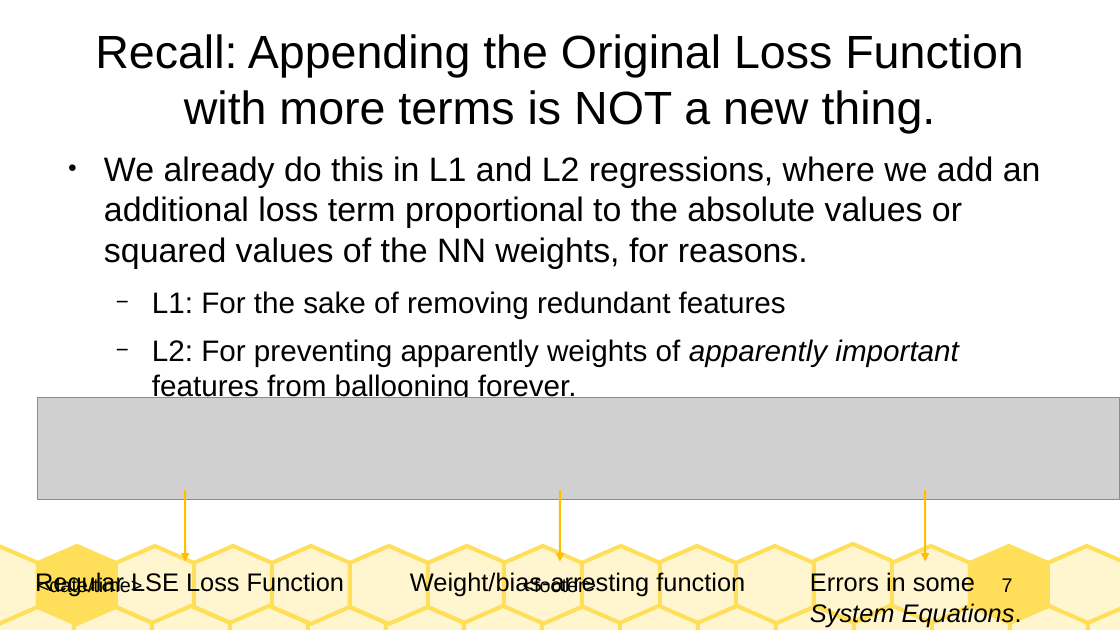
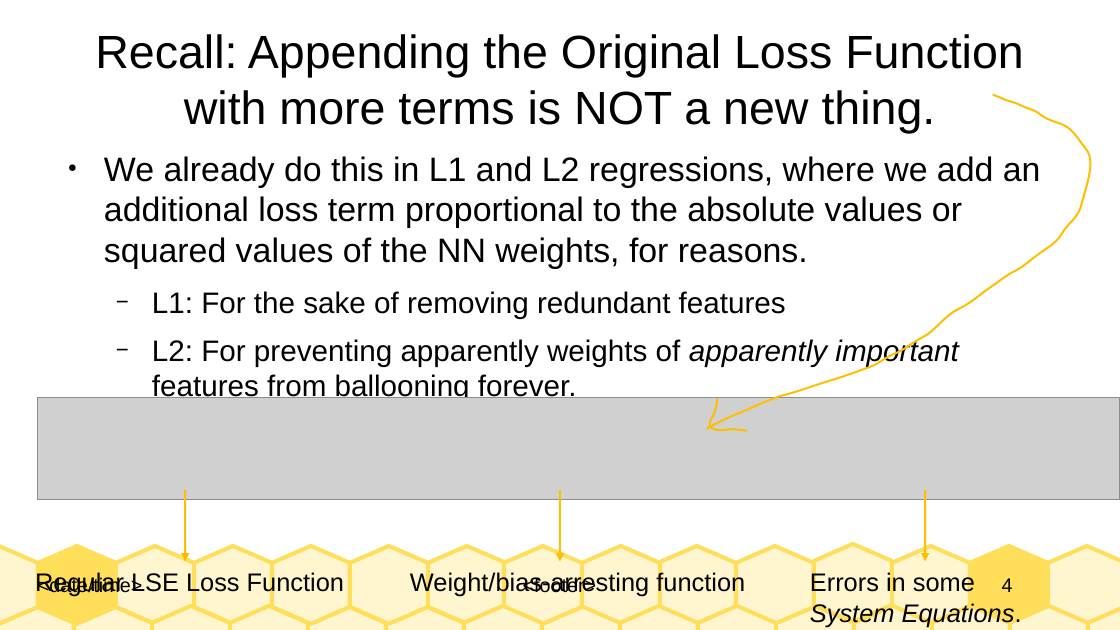
Before and after one commit to Realife-Brahmin/OriginalDocsHub, a slide deck: slide 4 of research_showcase/physicsInformedNeuralNetworks_aryan_ritwajeet_jha.odp (slide 7 before the commit). Drawn at 1120x630 pixels with LibreOffice and Linux fonts; fonts in the diff are those of the drawing; grey boxes stand for pictures. Boxes give left, top, right and bottom in pixels: in the first picture for what was removed or moved away, otherwise in the second. Text is boxed around its words. In the diff, an @@ line names an element or a change of style, - is before the commit and + after.

```diff
--- a/research_showcase/physicsInformedNeuralNetworks_aryan_ritwajeet_jha.odp
+++ b/research_showcase/physicsInformedNeuralNetworks_aryan_ritwajeet_jha.odp
@@ freeform shape added at bbox=[706, 94, 1092, 430], fill #FFBF00 @@
@@ freeform shape added at bbox=[709, 398, 747, 431], outline #FFBF00 1.42 pt @@
@@ page number at bbox=[1002, 578, 1013, 592]: text changed @@
-7
+4
```
Also in this commit, not shown: 4 other slides changed, 2 slides added, 1 other file.
